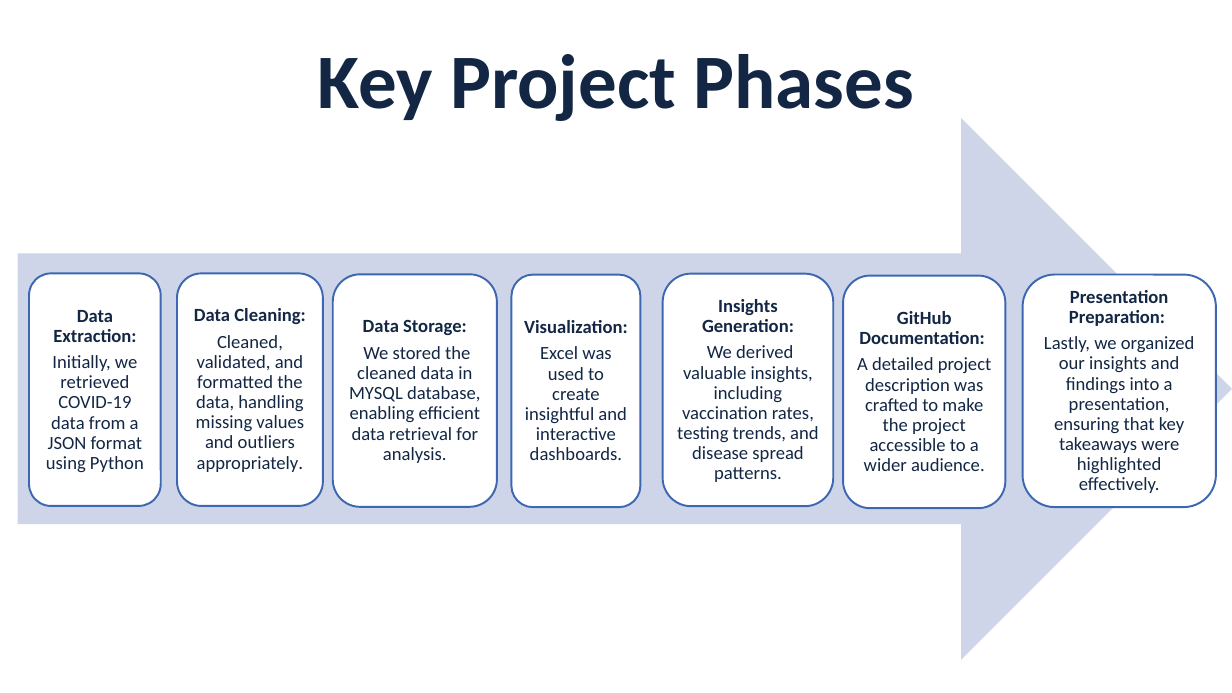
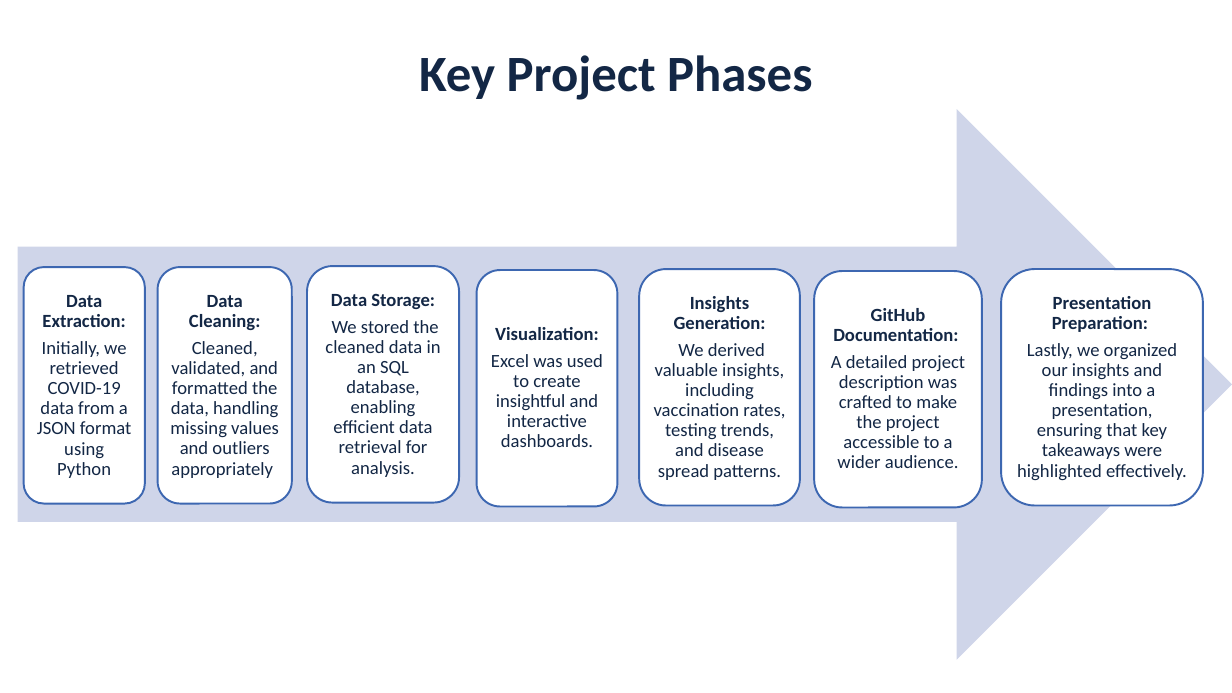
Before and after one commit to roshnipatidar/Covid19_Data_Analysis, a slide deck: slide 3 of PPT/Covid19 Data Analysis ppt.pptx. Drawn at 1232x693 pixels with LibreOffice and Linux fonts; fonts in the diff are those of the drawing; background and template pictures are left out. Boxes give left, top, right and bottom in pixels: in the first picture for what was removed or moved away, otherwise in the second. Text is boxed around its words. In the diff, an @@ line names an element or a change of style, - is before the commit and + after.

```diff
--- a/PPT/Covid19 Data Analysis ppt.pptx
+++ b/PPT/Covid19 Data Analysis ppt.pptx
@@ title "Key Project Phases": place and size @@
-title "Key Project Phases" at box(318, 54, 914, 121)
+title "Key Project Phases" at box(419, 55, 812, 100)
@@ title "Key Project Phases" at box(419, 55, 812, 100): size 60 to 39.6 pt @@
@@ right arrow: place and size @@
-right arrow at box(18, 118, 1232, 660)
+right arrow at box(18, 109, 1232, 660)
@@ rounded rectangle: place and size @@
-rounded rectangle at box(29, 274, 161, 506)
+rounded rectangle at box(24, 267, 145, 504)
@@ rounded rectangle: place and size @@
-rounded rectangle at box(177, 274, 323, 506)
+rounded rectangle at box(158, 267, 292, 504)
@@ rounded rectangle: place and size @@
-rounded rectangle at box(333, 274, 497, 507)
+rounded rectangle at box(307, 266, 459, 503)
@@ rounded rectangle: place and size @@
-rounded rectangle at box(663, 274, 834, 506)
+rounded rectangle at box(640, 269, 800, 506)
@@ rounded rectangle: place and size @@
-rounded rectangle at box(1023, 274, 1216, 507)
+rounded rectangle at box(1001, 269, 1202, 506)
@@ text "Data Extraction:" rewrapped from box(46, 310, 144, 472) to box(37, 295, 131, 478) @@
@@ text "Data Cleaning:": place and size @@
-text "Data Cleaning:" at box(194, 308, 305, 472)
+text "Data Cleaning:" at box(170, 295, 279, 478)
@@ text "Data Storage:": place and size @@
-text "Data Storage:" at box(349, 319, 480, 463)
+text "Data Storage:" at box(325, 294, 441, 477)
@@ rounded rectangle: place and size @@
-rounded rectangle at box(511, 274, 640, 507)
+rounded rectangle at box(477, 270, 617, 506)
@@ text "Visualization:" rewrapped from box(524, 320, 628, 460) to box(491, 327, 603, 447) @@
@@ text "Insights Generation:" rewrapped from box(677, 299, 818, 482) to box(654, 296, 785, 480) @@
@@ rounded rectangle: place and size @@
-rounded rectangle at box(843, 275, 1006, 508)
+rounded rectangle at box(814, 271, 982, 507)
@@ text "GitHub Documentation:": place and size @@
-text "GitHub Documentation:" at box(857, 311, 992, 471)
+text "GitHub Documentation:" at box(831, 308, 966, 468)
@@ text "Presentation Preparation:" rewrapped from box(1044, 290, 1194, 493) to box(1017, 296, 1187, 481) @@
@@ text at box(325, 320, 441, 477): text changed @@
-We stored the cleaned data in MYSQL database, enabling efficient data retrieval for analysis.
+We stored the cleaned data in an SQL database, enabling efficient data retrieval for analysis.
@@ text at box(170, 341, 279, 478): text colour #132745 to #FFFFFF in "appropriately." @@
```
Also in this commit, not shown: 6 other slides changed, 1 slide removed.
